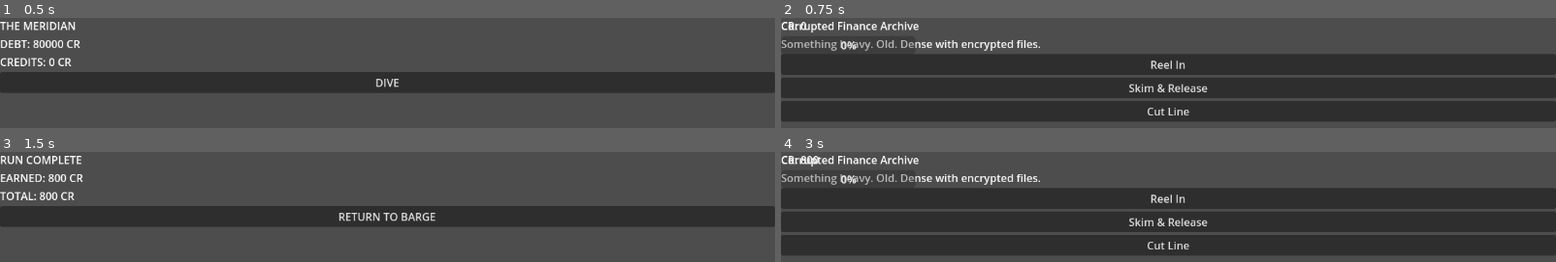
Above: before the commit, frames 1-4 (two rows, left to right).
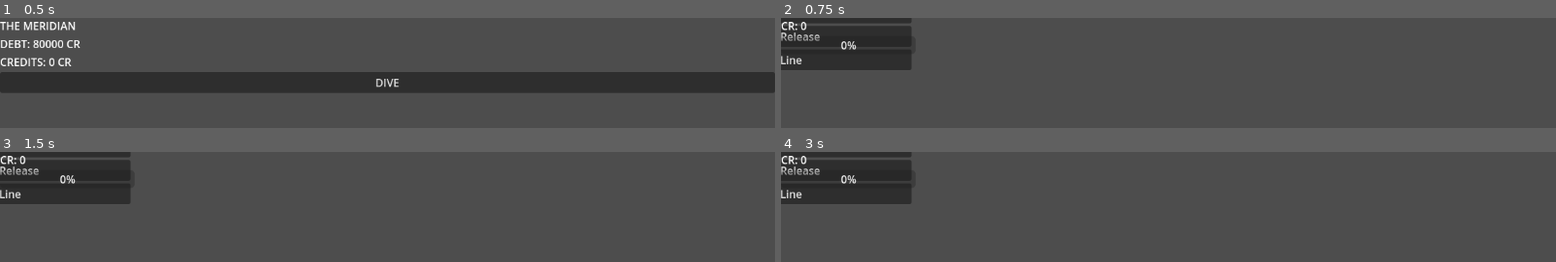
Above: after the commit, the same moments.

Repository: Teeohbee/deadcast
Game: Godot game, scene res://scenes/barge_hub/BargeHub.tscn
The game is run twice, just before and just after one commit, with the same random seed, the same clock (stepped at 60 frames per second) and the same inputs.
Inputs (mouse positions are in pixels of both pictures, inside the frame that each line leads up to):
- Up to frame 1 (0.5 s): no input
- Up to frame 2 (0.75 s): click "DIVE" at 0.5 s
- Up to frame 3 (1.5 s): click (387, 198) at 1.25 s, where only the run before the commit has a clickable "Reel In"
- Up to frame 4 (3 s): click (1168, 216) at 2 s, where only the run before the commit has a clickable "RETURN TO BARGE"; click (1168, 216) at 2.75 s, where only the run before the commit has a clickable "DIVE"

Frame 1 is identical in both runs. In frame 2, 57% of the frame differs, in the area x 0-100%, y 0-94%; in frame 3, 25%; in frame 4, 57%.

Commit message:
fix: defer _show_next_catch to avoid anchor/size conflict in DiveRun

Diff:
--- a/scenes/dive_run/DiveRun.gd
+++ b/scenes/dive_run/DiveRun.gd
@@ -15,13 +15,11 @@
 var _current_event: CatchEvent = null
 
 func _ready() -> void:
-	catch_container.size = get_viewport_rect().size
-	catch_container.position = Vector2.ZERO
 	line_system.snapped.connect(_on_line_snapped)
 	line_system.tension_updated.connect(func(v: float) -> void: EventBus.tension_changed.emit(v))
 	hud.set_max_tension(line_system.max_tension)
 	_column = CatchPool.generate_column(zone, line_system.corruption)
-	_show_next_catch()
+	call_deferred("_show_next_catch")
 
 func _show_next_catch() -> void:
 	if _current_slot >= _column.size():
